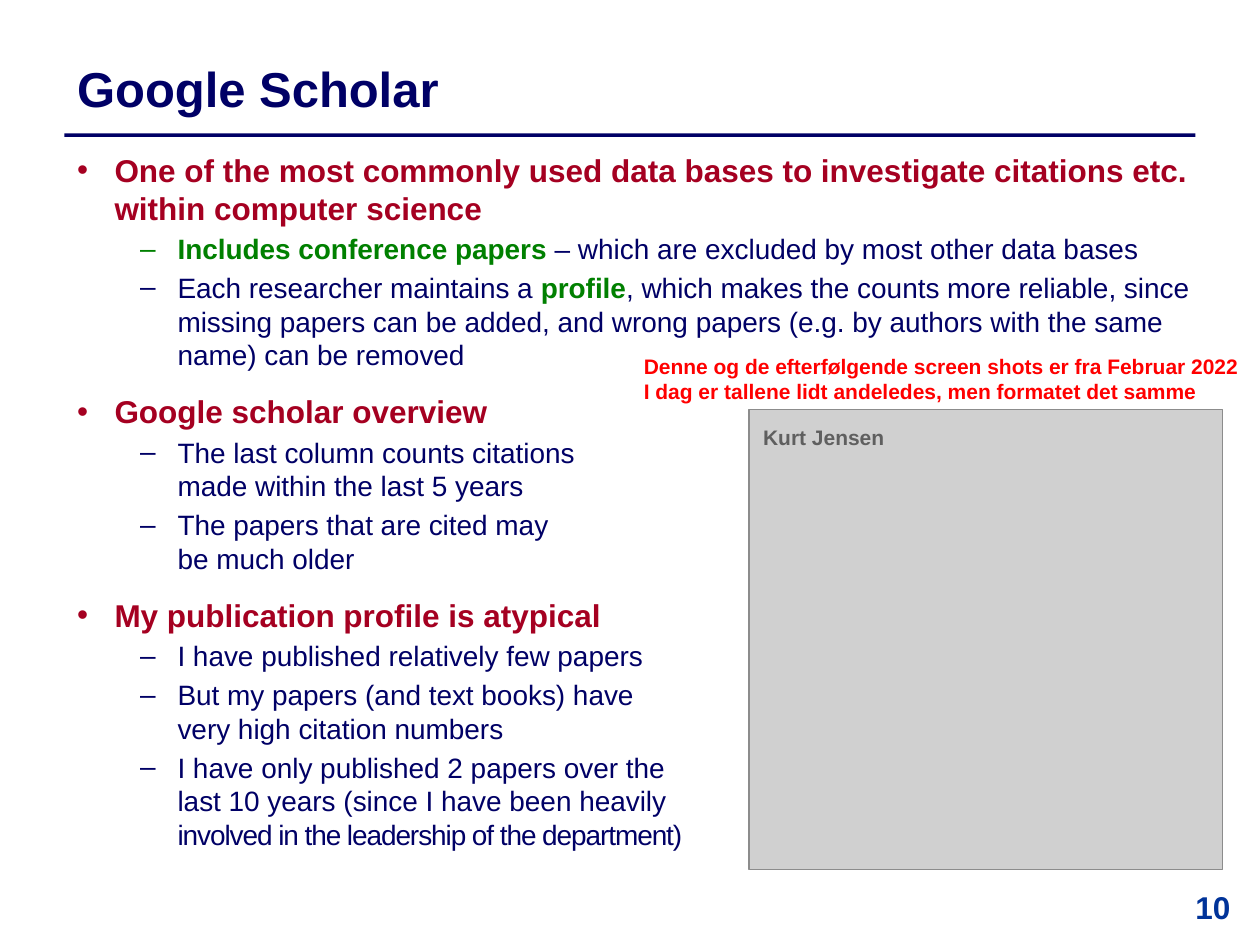
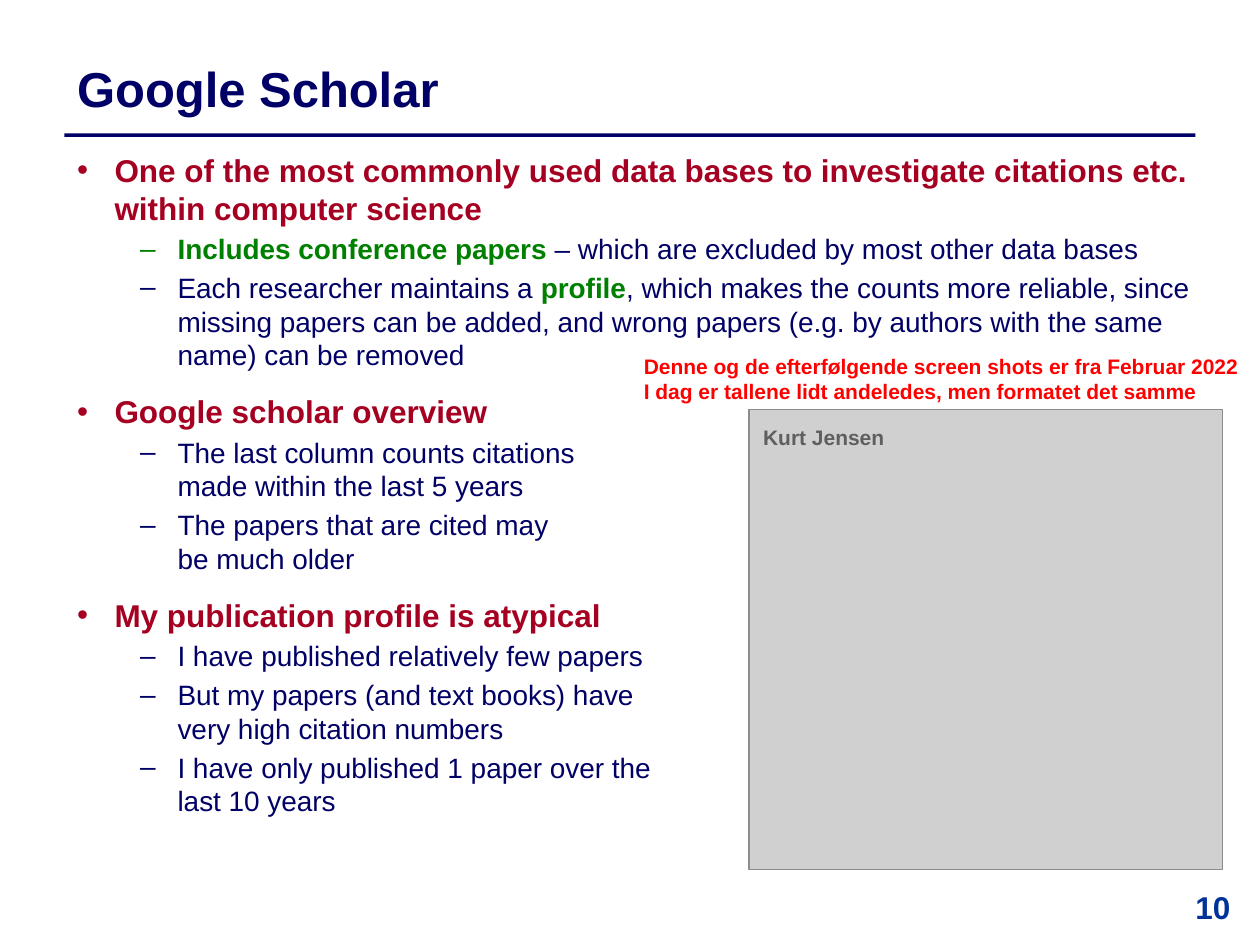
Before and after one commit to IntProgAU/Materiale, a slide deck: slide 10 of web/b24/3 Publication Traditions.pptx. Drawn at 1260x945 pixels with LibreOffice and Linux fonts; fonts in the diff are those of the drawing; grey boxes stand for pictures. Boxes give left, top, right and bottom in pixels: in the first picture for what was removed or moved away, otherwise in the second. Text is boxed around its words. In the diff, an @@ line names an element or a change of style, - is before the commit and + after.

```diff
--- a/web/b24/3 Publication Traditions.pptx
+++ b/web/b24/3 Publication Traditions.pptx
@@ text at bbox=[178, 757, 651, 816]: text changed @@
-  – I have only published 2 papers over the
-    last 10 years (since I have been heavily
-    involved in the leadership of the department)
+  – I have only published 1 paper over the
+    last 10 years
```
Also in this commit, not shown: 4 other slides changed.
